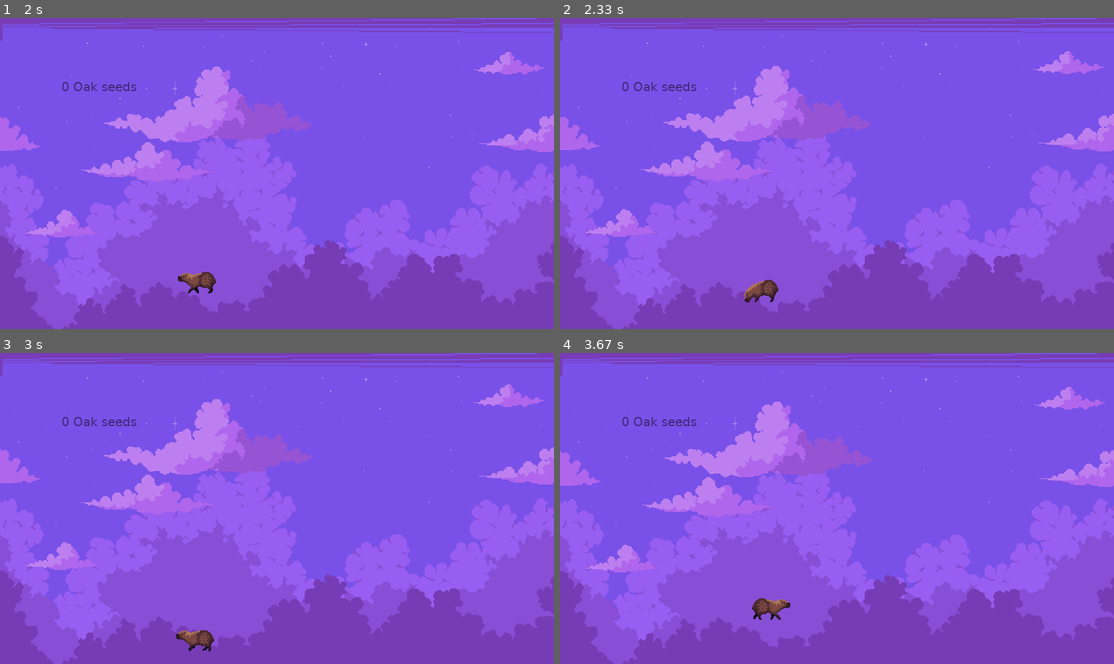
Above: before the commit, frames 1-4 (two rows, left to right).
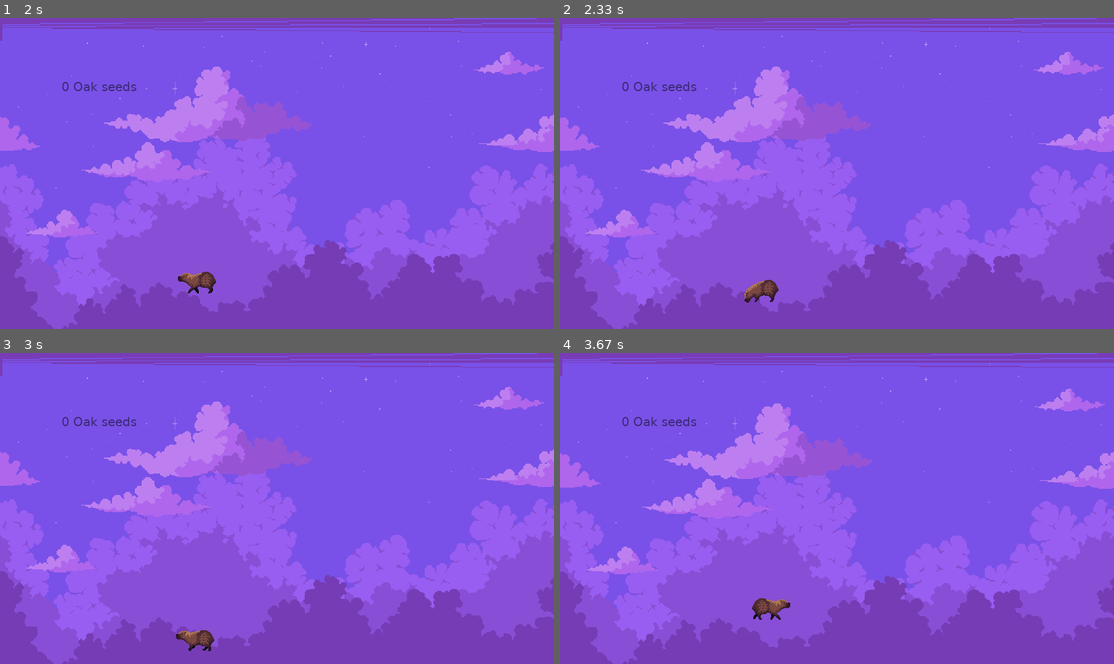
Above: after the commit, the same moments.

Repository: fabianwgl/ca.py-game
Game: pygame game, started from escene.py
Two runs of this game, one before a commit and one after it. Both use one fixed random seed, a clock stepped at 60 frames per second and the inputs below.
Inputs:
- Up to frame 1 (2 s): hold Right 0.33-0.8 s; hold Up 0.83-1.13 s; hold Right 1.17-1.63 s; hold Left from 1.67 s (still down)
- Up to frame 2 (2.33 s): release Left at 2.2 s; hold Down from 2.23 s (still down)
- Up to frame 3 (3 s): release Down at 2.53 s; hold Left 2.57-2.97 s
- Up to frame 4 (3.67 s): hold Up 3-3.37 s; hold Right from 3.4 s (still down)

Frame 1 is identical in both runs. In frame 2, 0.6% of the frame differs, in the area x 0-100%, y 10-71%; in frame 3, 3.2%, in the area x 0-100%, y 10-100%; in frame 4, 2.7%.

Commit message:
fix: readme gif

Diff:
--- a/escene.py
+++ b/escene.py
@@ -274,8 +274,9 @@
         # player_movement[1] += PLAYER_MOVEMENT_SPEED
     if moving_down:
         # print('moving down')
-        alpha += 1
-        clouds_y -= 0.09
+        if clouds_y > 0:
+            alpha += 1
+            clouds_y -= 0.09
         # player_movement[1] -= PLAYER_MOVEMENT_SPEED
 
     # print(player_y_momentum)
Not shown, changed: rh-demo.gif
